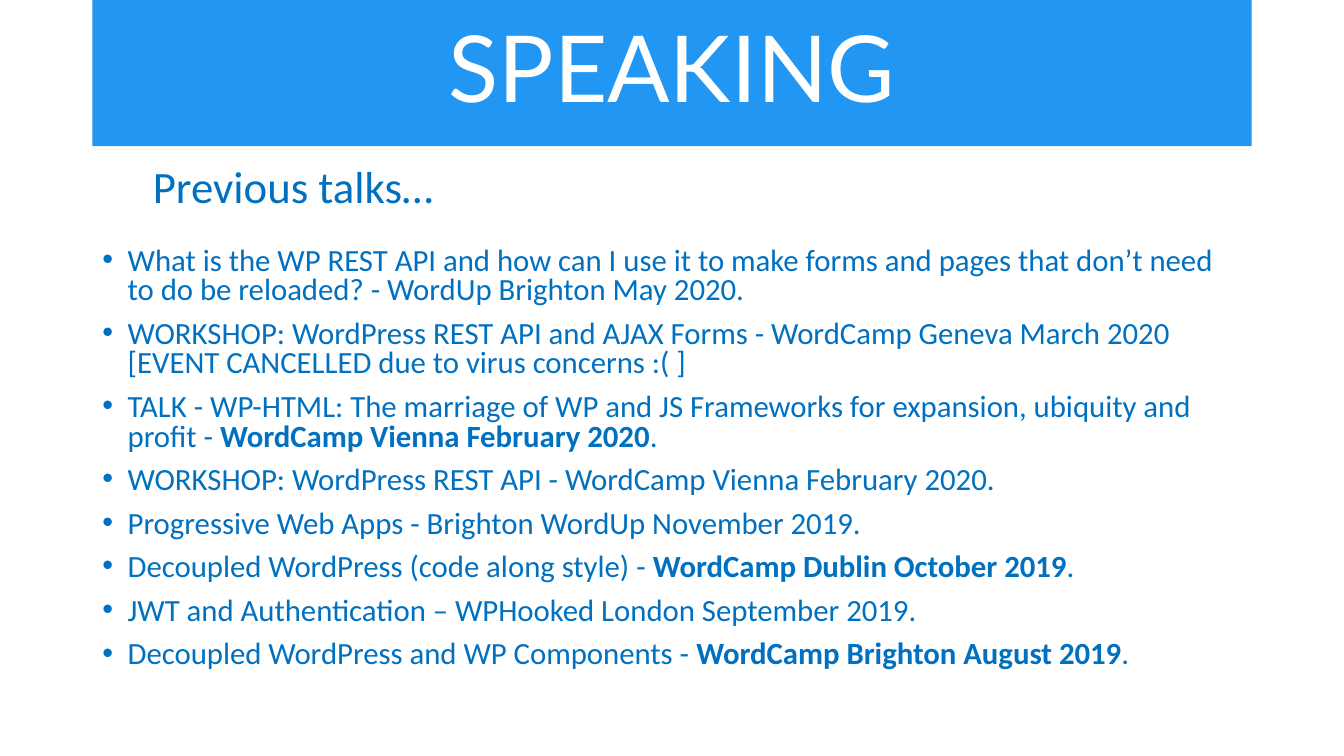
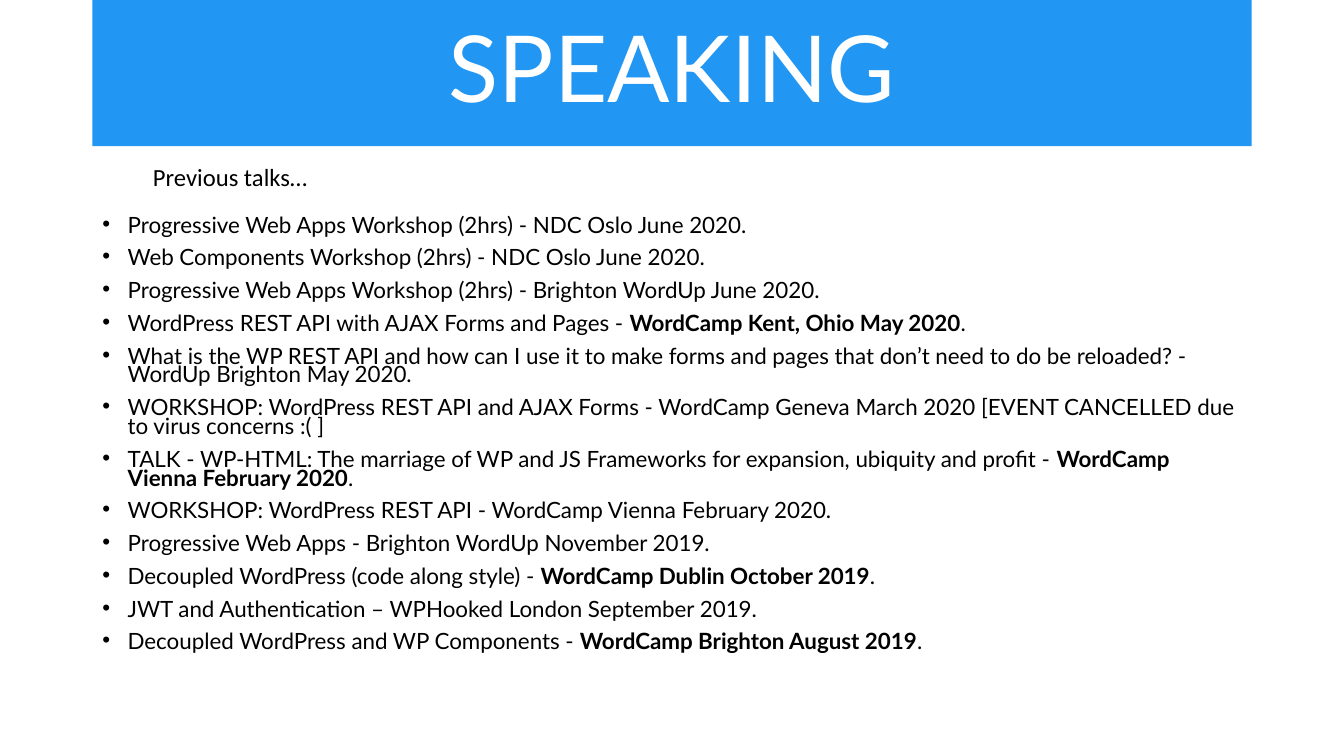
Before and after one commit to iwswordpress/rest, a slide deck: slide 5 of rest-api-workshop.pptx. Drawn at 1344x756 pixels with LibreOffice and Linux fonts; fonts in the diff are those of the drawing. Boxes give left, top, right and bottom in pixels: in the first picture for what was removed or moved away, otherwise in the second. Text is boxed around its words. In the diff, an @@ line names an element or a change of style, - is before the commit and + after.

```diff
--- a/rest-api-workshop.pptx
+++ b/rest-api-workshop.pptx
@@ text at (128,169,1234,653): size 32 to 17.6 pt in "Previous talks…"; text colour #0070C0 to #000000 in "Previous talks…", "What is the WP REST API and ...", "WORKSHOP: WordPress REST API and AJAX Forms ...", "TALK - WP-HTML: The marriage of WP ..." and 5 more places; size 22 to 16 pt, font Calibri to Lato in "What is the WP REST API and ...", "WORKSHOP: WordPress REST API and AJAX Forms ...", "TALK - WP-HTML: The marriage of WP ...", "WORKSHOP: WordPress REST API - WordCamp Vienna ..." and 4 more places; line spacing 0.8 to 0.7 @@
@@ text at (128,216,965,335): paragraphs added @@
+• Progressive Web Apps Workshop (2hrs) - NDC Oslo June 2020.
+• Web Components Workshop (2hrs) - NDC Oslo June 2020.
+• Progressive Web Apps Workshop (2hrs) - Brighton WordUp June 2020.
+• WordPress REST API with AJAX Forms and Pages - WordCamp Kent, Ohio May 2020.
```
Also in this commit, not shown: 7 other slides changed, 1 slide added, 7 other files.
